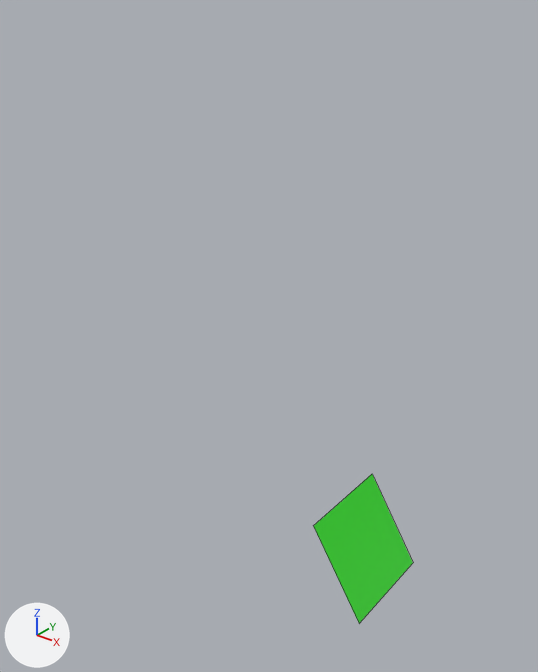
One commit to the Blender file blend/script.blend: the scene before it, then after it.
Both versions are drawn from a camera (50 mm lens) standing at (7.38, -9.66, 10.67) and looking at (0.8, -1.43, 5.56). Lighting does not change. The marker at lower left points along +X, +Y and +Z. Mesh edges are drawn as thin lines. The same objects are shown in both versions, whatever each file hides.
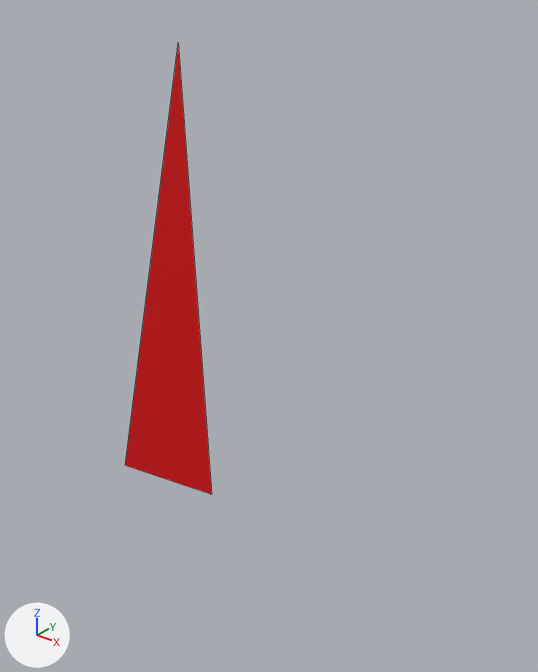
What differs and where, as boxes (x1, y1, x2, y2) in the pictures (538 x 672 px):
'Plane', reshaped, moved, turned: before (314, 474, 413, 623); after (125, 46, 212, 494)
part 1 of me_plane, deleted (green): before (314, 474, 413, 623)
part 2 of me_plane, added (red): after (125, 46, 212, 494)

What changed in the scene script:
```text
Change me_plane:
    where me_plane.from_pydata(...)  # 4 vertices, 1 face; spans x -1.0..1.0, y -1.0..1.0, z 0.0
    used by ob_plane; location = (1.91, 0.13, 0.89); rotation_euler = (0.0, 1.004, 0.0), in degrees (0, 58, 0)
    verts and faces of me_plane; kept vertices keep their numbers, new ones are numbered from 4
    before: 0 (-1.0, -1.0, 0.0) at pixel (313, 525), 1 (1.0, -1.0, 0.0) at pixel (359, 623), 2 (-1.0, 1.0, 0.0) at pixel (372, 473), 3 (1.0, 1.0, 0.0) at pixel (413, 562)
    remove me_plane.materials.append(mat_base)  # green #31e722
    me_plane part 1
    add delete_vertices([*range(0, 4)])  # with the faces that use them
    me_plane part 2
    add verts[4] = (0.0, -3.85, 4.11)  # pixel (125, 465)
    add verts[5] = (1.63, -3.93, 10.05)
    add verts[6] = (1.47, -3.56, 4.11)  # pixel (211, 494)
    add faces += [(4, 5, 6)]
    add me_plane.materials.append(mat_red)  # red #e70004
Change ob_plane:
    ob_plane.rotation_euler: (0.0, 1.004, 0.0) -> (0.0, 0.0, 0.0)  # degrees (0, 58, 0) -> degrees (0, 0, 0)
    ob_plane.location: (1.91, 0.13, 0.89) -> (0.0, 0.0, 0.0)
```
